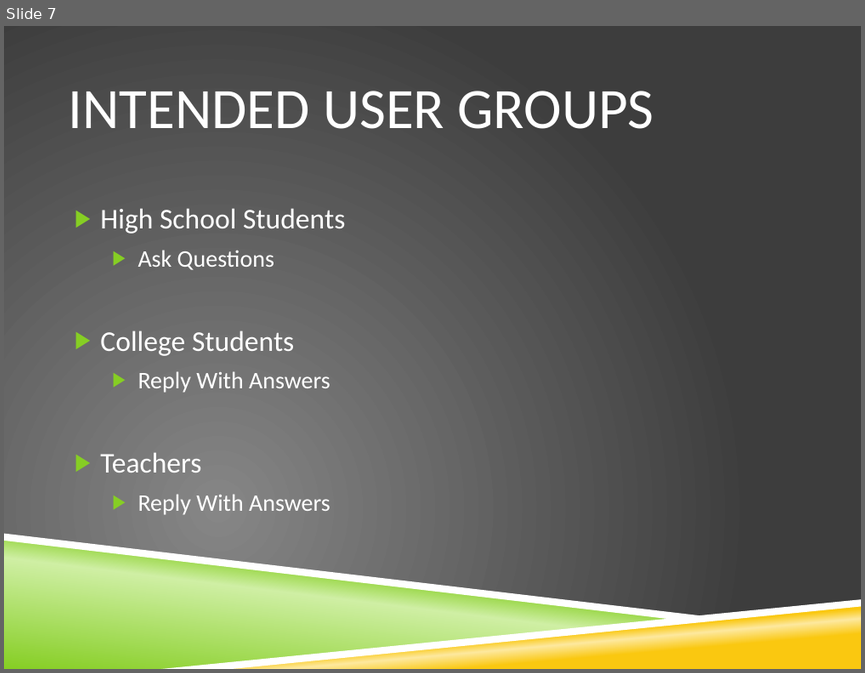
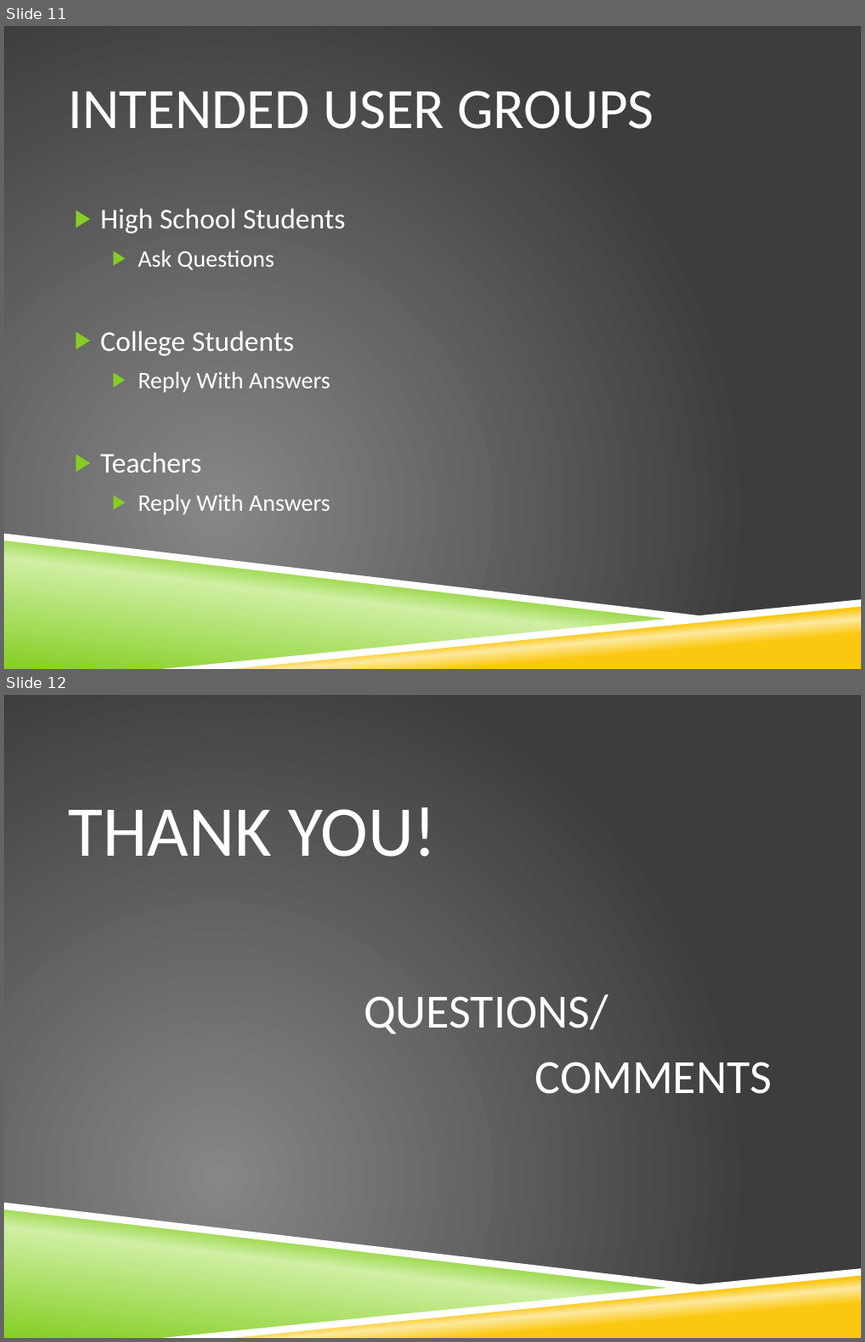
Before and after one commit to razfriman/Snap2Ask, a slide deck: Proposal.pptx. Shown one above the other, each under a label of ours: slide 7 before the commit, slides 11 and 12 after it. The pictures are 865x673 and 865x1342 pixels, drawn with LibreOffice and Linux fonts; fonts in the diff are those of the drawing; background and template pictures are left out. Boxes give left, top, right and bottom in pixels: in the first picture for what was removed or moved away, otherwise in the second. Text is boxed around its words. In the diff, an @@ line names an element or a change of style, - is before the commit and + after.

Commit message:
added features version 2.0 and thank you slide

```diff
--- a/Proposal.pptx
+++ b/Proposal.pptx
@@ slide 12 added at bbox=[4, 695, 861, 1338], background picture (left out); not listed: 4 template elements that a slide beside it also shows @@
@@ title added at bbox=[69, 807, 437, 857], 60 pt, text #FFFFFF @@
+THANK YOU!
@@ text added at bbox=[364, 994, 772, 1094], 40 pt, text #FFFFFF @@
+          QUESTIONS/
+          COMMENTS
@@ what was slide 7 is now slide 11 @@
```
Also in this commit, not shown: 5 slides changed, 4 other slides added.
